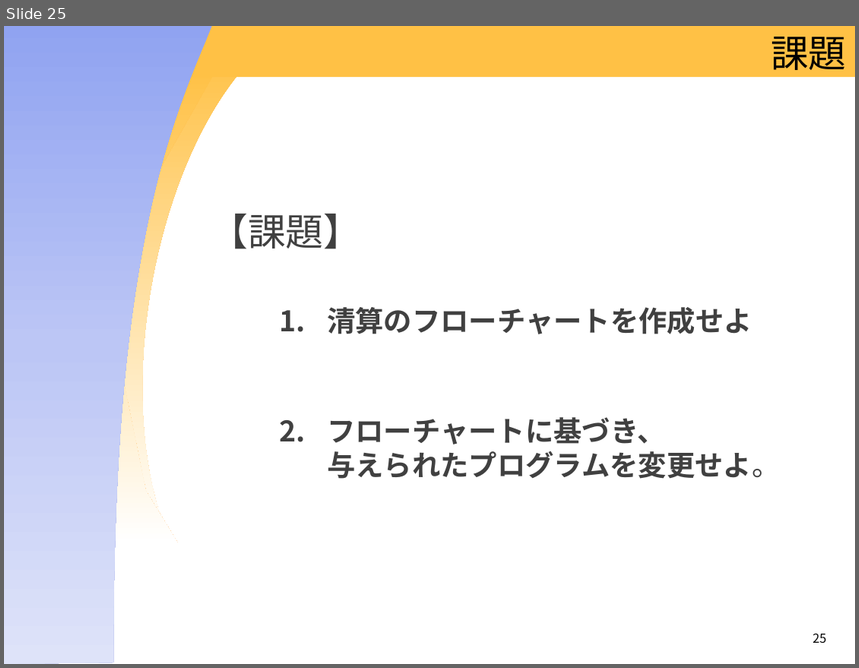
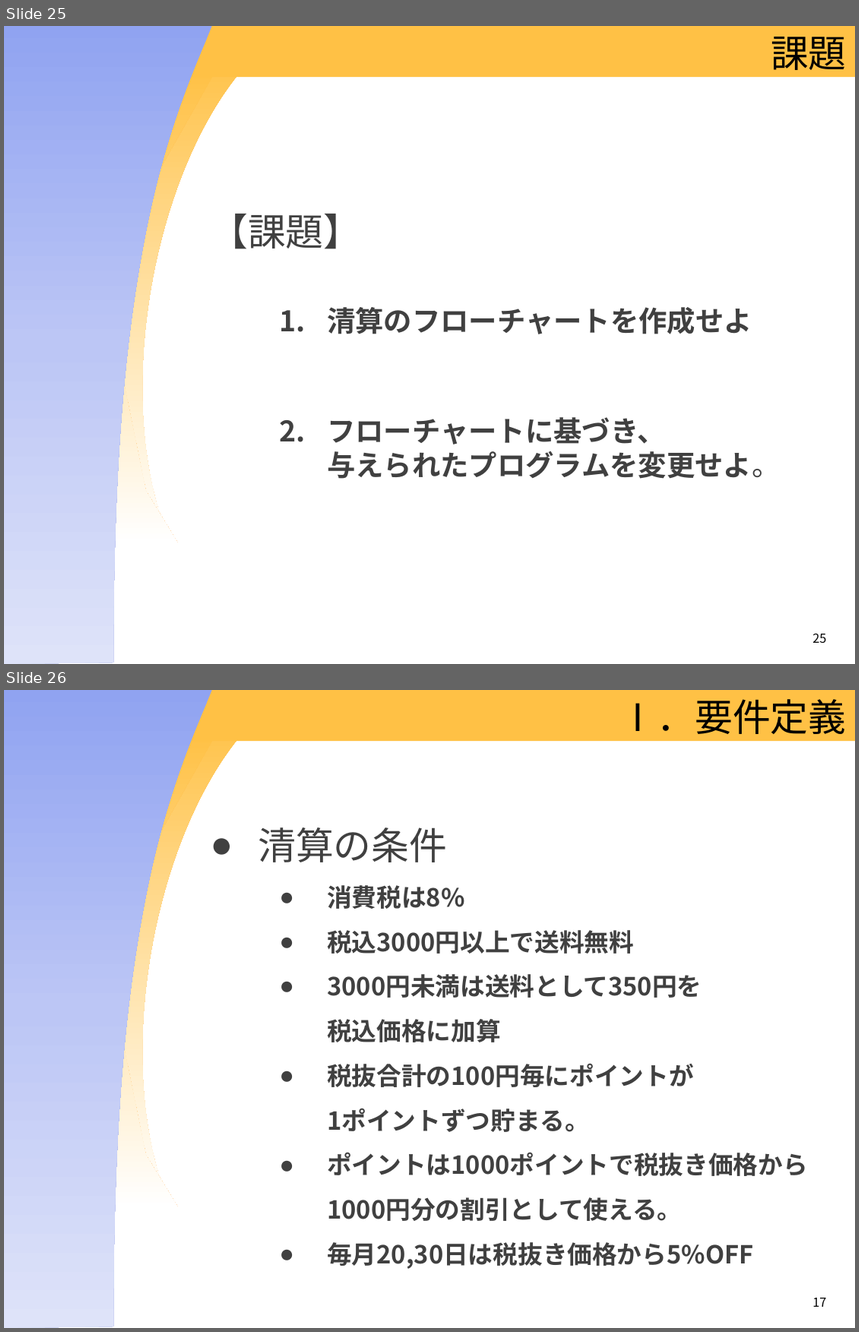
Before and after one commit to OIS-Takenaka/Internship2016, a slide deck: docs/[アプリ]インターンテキスト2016(冬)_第1版.pptx. Shown one above the other, each under a label of ours: slide 25 before the commit, slides 25 and 26 after it. The pictures are 859x668 and 859x1332 pixels, drawn with LibreOffice and Linux fonts; fonts in the diff are those of the drawing; background and template pictures are left out. Boxes give left, top, right and bottom in pixels: in the first picture for what was removed or moved away, otherwise in the second. Text is boxed around its words. In the diff, an @@ line names an element or a change of style, - is before the commit and + after.

```diff
--- a/docs/[アプリ]インターンテキスト2016(冬)_第1版.pptx
+++ b/docs/[アプリ]インターンテキスト2016(冬)_第1版.pptx
@@ slide 26 added at [4, 690, 855, 1328], background #FFFFFF; not listed: 4 template elements that a slide beside it also shows @@
@@ title added at [620, 699, 847, 734], 32 pt, text #000000 @@
+Ⅰ．要件定義
@@ text added at [258, 828, 807, 1269], 21 pt, text #404040, bold @@
+● 清算の条件
+  ● 消費税は8%
+  ● 税込3000円以上で送料無料
+  ● 3000円未満は送料として350円を
+    税込価格に加算
+  ● 税抜合計の100円毎にポイントが
+    1ポイントずつ貯まる。
+  ● ポイントは1000ポイントで税抜き価格から1000円分の割引として使える。
+  ● 毎月20,30日は税抜き価格から5%OFF
@@ text added at [813, 1298, 826, 1307], 10.5 pt, text #000000 @@
+17
```
Also in this commit, not shown: 1 other slide added, 17 slides removed, 8 other files.
